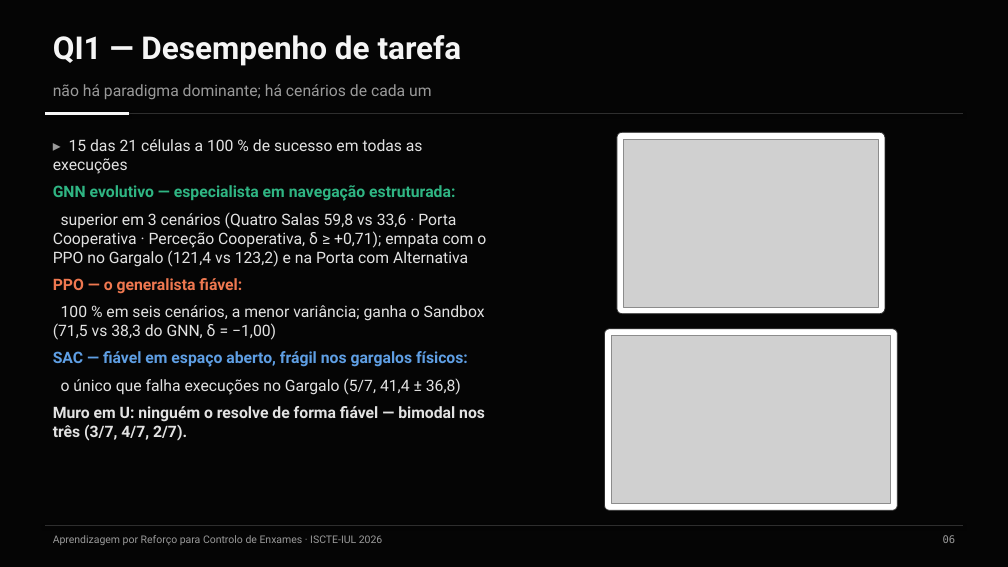
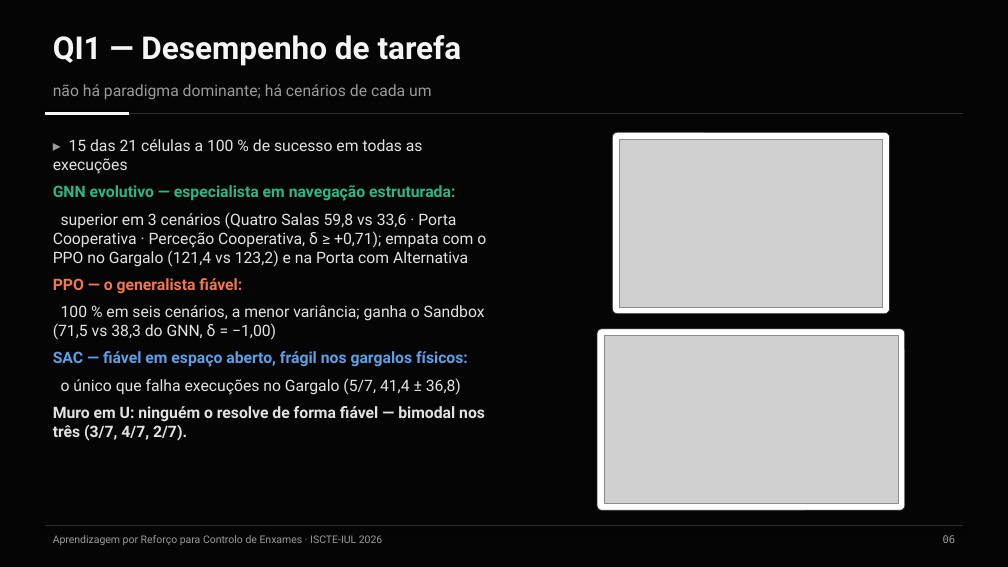
Before and after one commit to Pombo2001/swarm-robotics-tese, a slide deck: slide 7 of Defesa/slides_defesa.pptx. Drawn at 1008x567 pixels with LibreOffice and Linux fonts; fonts in the diff are those of the drawing; grey boxes stand for pictures. Boxes give left, top, right and bottom in pixels: in the first picture for what was removed or moved away, otherwise in the second. Text is boxed around its words. In the diff, an @@ line names an element or a change of style, - is before the commit and + after.

```diff
--- a/Defesa/slides_defesa.pptx
+++ b/Defesa/slides_defesa.pptx
@@ rounded rectangle resized from (x1=617, y1=132, x2=885, y2=314) to (x1=613, y1=132, x2=890, y2=314) @@
@@ rounded rectangle at (x1=613, y1=132, x2=890, y2=314): proportions changed @@
@@ picture resized from (x1=624, y1=139, x2=879, y2=307) to (x1=619, y1=139, x2=883, y2=307) @@
@@ rounded rectangle at (x1=597, y1=329, x2=905, y2=510): proportions changed @@
@@ rounded rectangle resized from (x1=605, y1=329, x2=898, y2=510) to (x1=597, y1=329, x2=905, y2=510) @@
@@ picture resized from (x1=612, y1=336, x2=891, y2=504) to (x1=604, y1=336, x2=898, y2=504) @@
```
Also in this commit, not shown: 10 other slides changed, 41 other files.
